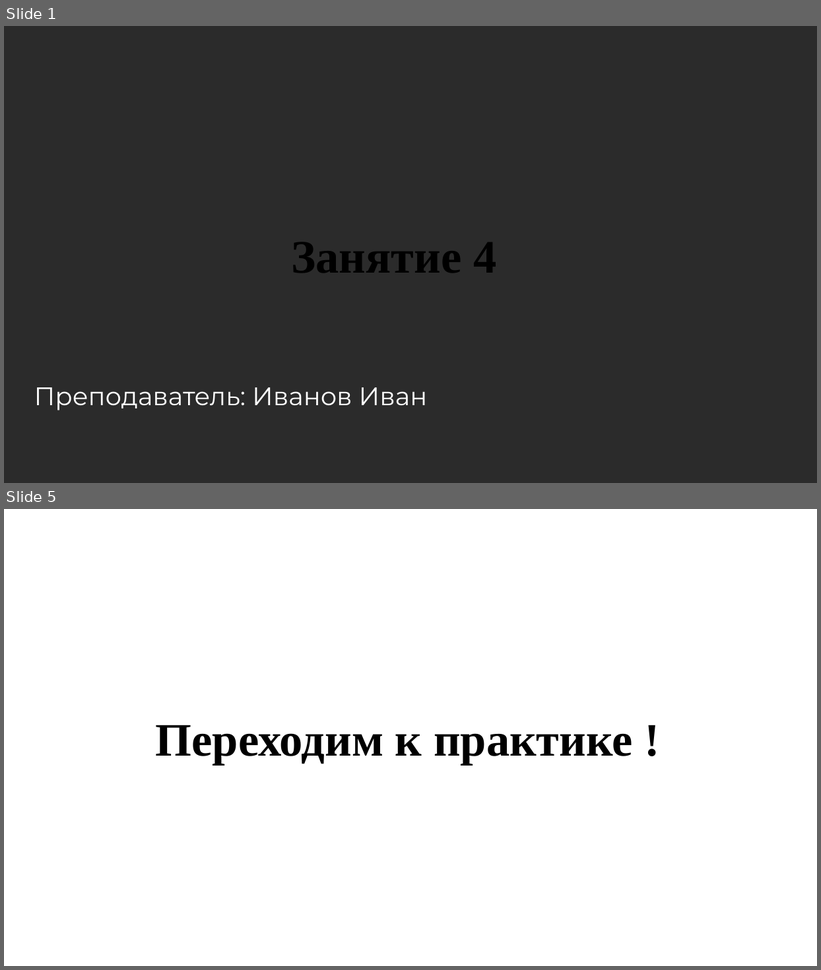
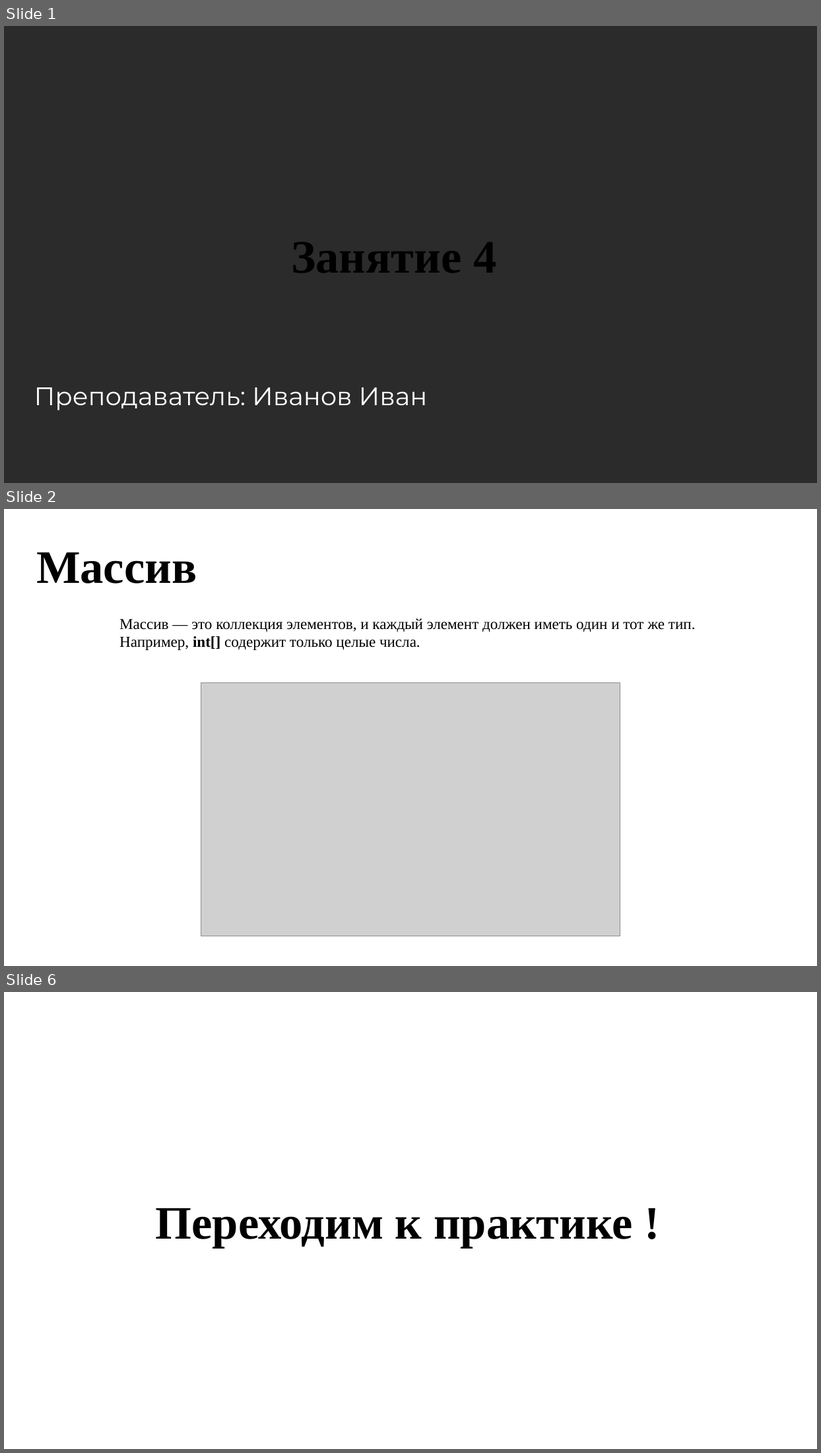
Before and after one commit to zero973/CsharpCourse, a slide deck: 4 занятие/Презентация.pptx. Shown one above the other, each under a label of ours: slides 1 and 5 before the commit, slides 1, 2 and 6 after it; the slides between them are not shown. The pictures are 821x970 and 821x1453 pixels, drawn with LibreOffice and Linux fonts; fonts in the diff are those of the drawing; grey boxes stand for pictures; background and template pictures are left out; a plain dark background stands for a picture behind light text. Boxes give left, top, right and bottom in pixels: in the first picture for what was removed or moved away, otherwise in the second. Text is boxed around its words. In the diff, an @@ line names an element or a change of style, - is before the commit and + after.

```diff
--- a/4 занятие/Презентация.pptx
+++ b/4 занятие/Презентация.pptx
@@ slide 2 added at (x1=4, y1=509, x2=817, y2=966), background picture (left out) @@
@@ text added at (x1=36, y1=552, x2=197, y2=584), 55 pt, text #000000, bold @@
+Массив
@@ text added at (x1=120, y1=619, x2=696, y2=650), 18 pt, text #000000 @@
+Массив — это коллекция элементов, и каждый элемент должен иметь один и тот же тип. Например, int[] содержит только целые числа.
@@ picture added at (x1=201, y1=683, x2=620, y2=937) @@
@@ what was slide 5 is now slide 6 @@
```
Also in this commit, not shown: 3 other slides added, 3 slides removed, 5 other files.
